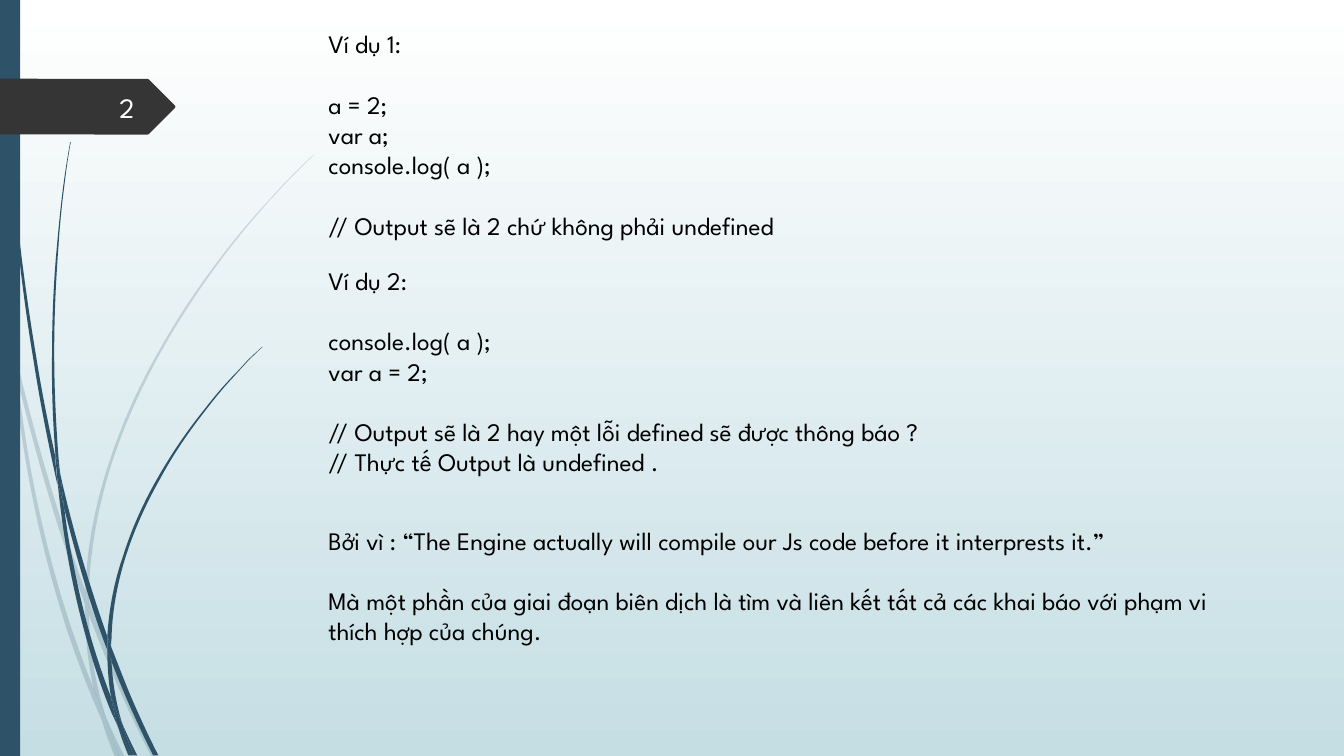
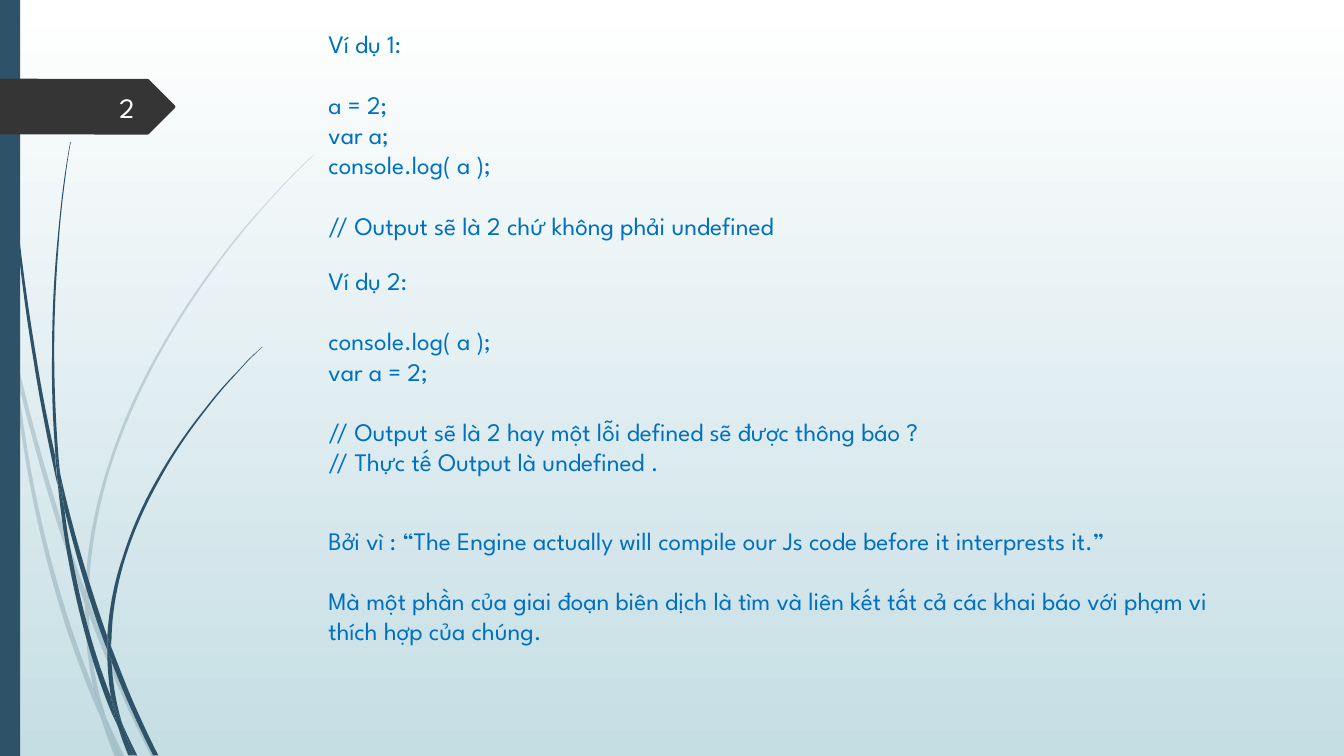
Before and after one commit to lionheartmettle/Bai-Tap-JS-TungNT72-, a slide deck: slide 2 of Slide/TungNT72 Hoisting vs Closure.pptx. Drawn at 1344x756 pixels with LibreOffice and Linux fonts; fonts in the diff are those of the drawing. Boxes give left, top, right and bottom in pixels: in the first picture for what was removed or moved away, otherwise in the second. Text is boxed around its words. In the diff, an @@ line names an element or a change of style, - is before the commit and + after.

```diff
--- a/Slide/TungNT72 Hoisting vs Closure.pptx
+++ b/Slide/TungNT72 Hoisting vs Closure.pptx
@@ text colour #000000 to #0070C0 in 3 elements at [328,35,774,241], [328,272,900,477], [328,532,1207,646] @@
```
Also in this commit, not shown: 4 other slides changed, 4 slides added, 21 other files.
